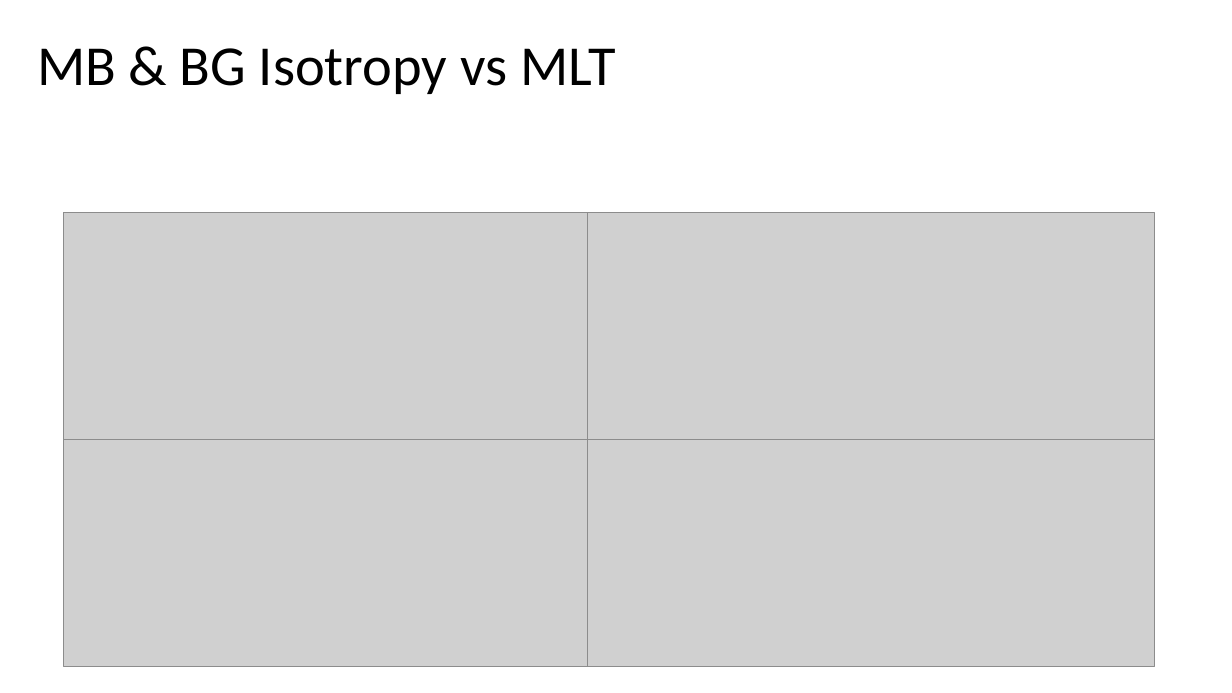
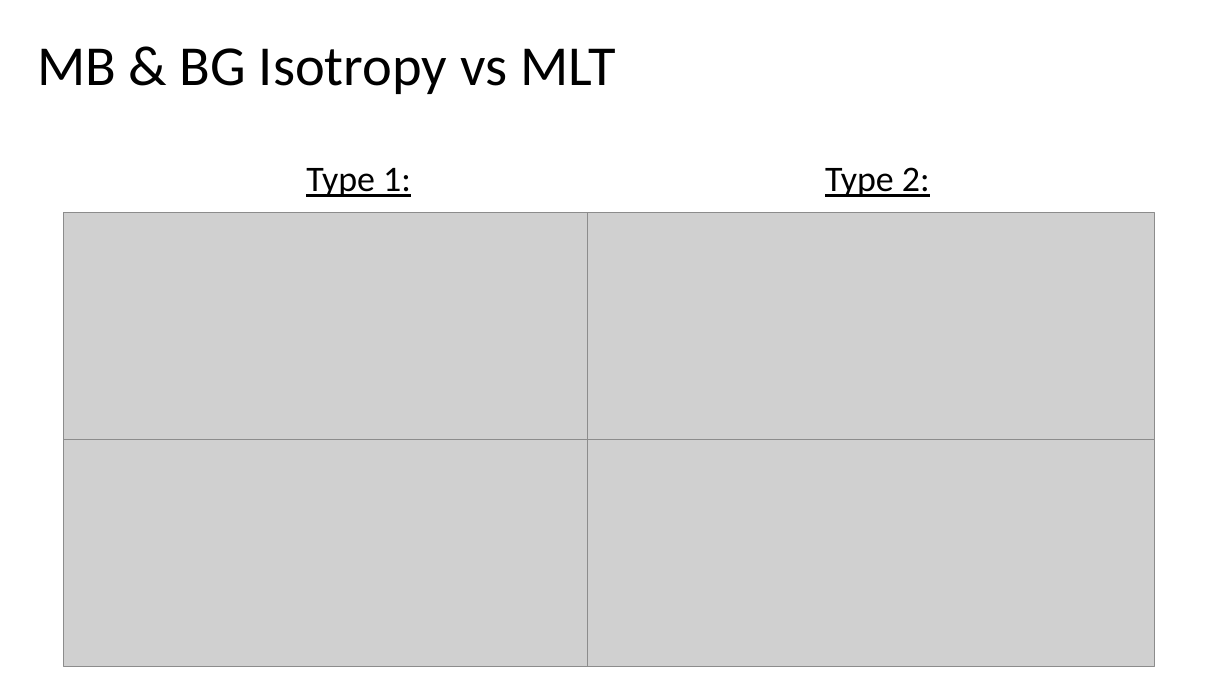
Before and after one commit to conradmr98/lasp-microburst-research, a slide deck: slide 6 of sampexlib/Concept Summaries/Summary of 4 Storms Selected.pptx. Drawn at 1232x693 pixels with LibreOffice and Linux fonts; fonts in the diff are those of the drawing; grey boxes stand for pictures. Boxes give left, top, right and bottom in pixels: in the first picture for what was removed or moved away, otherwise in the second. Text is boxed around its words. In the diff, an @@ line names an element or a change of style, - is before the commit and + after.

```diff
--- a/sampexlib/Concept Summaries/Summary of 4 Storms Selected.pptx
+++ b/sampexlib/Concept Summaries/Summary of 4 Storms Selected.pptx
@@ text added at (x1=306, y1=167, x2=930, y2=197), 28 pt, text #000000, underline @@
+Type 1: Type 2:
```
Also in this commit, not shown: 5 other slides changed.
